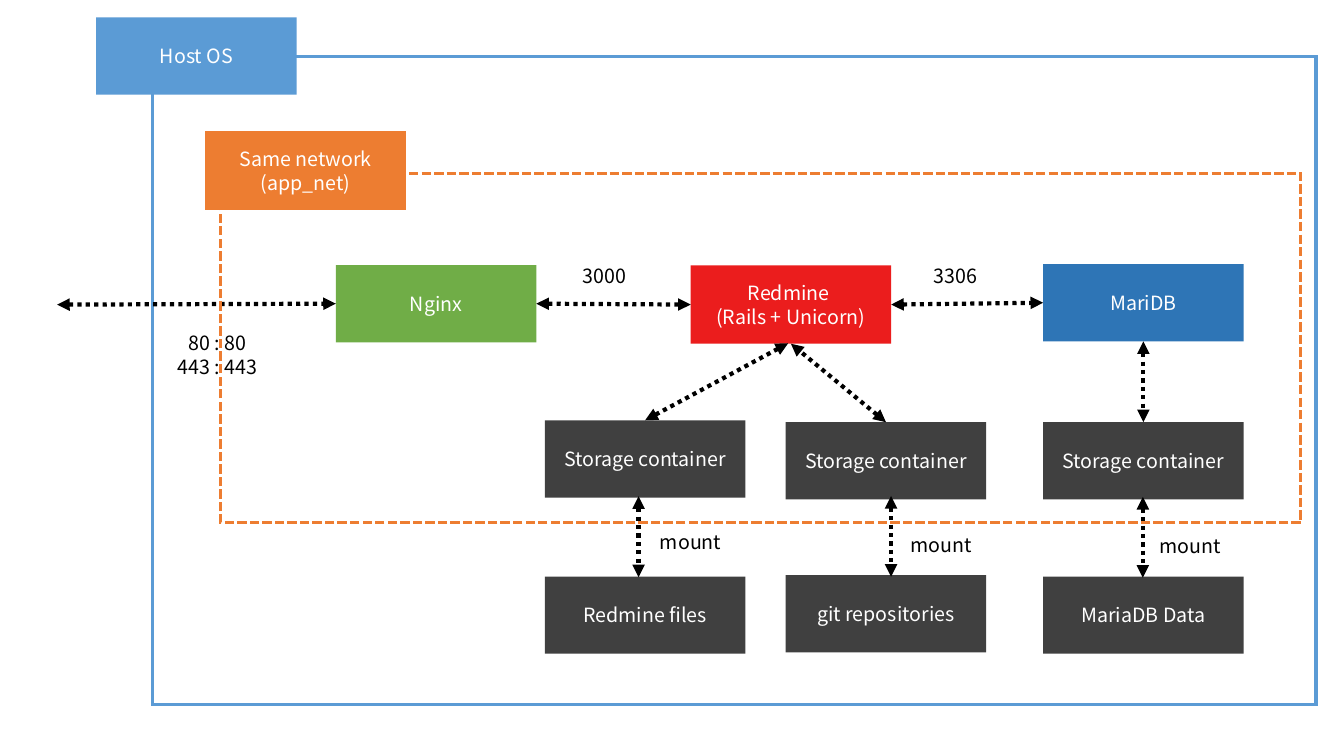
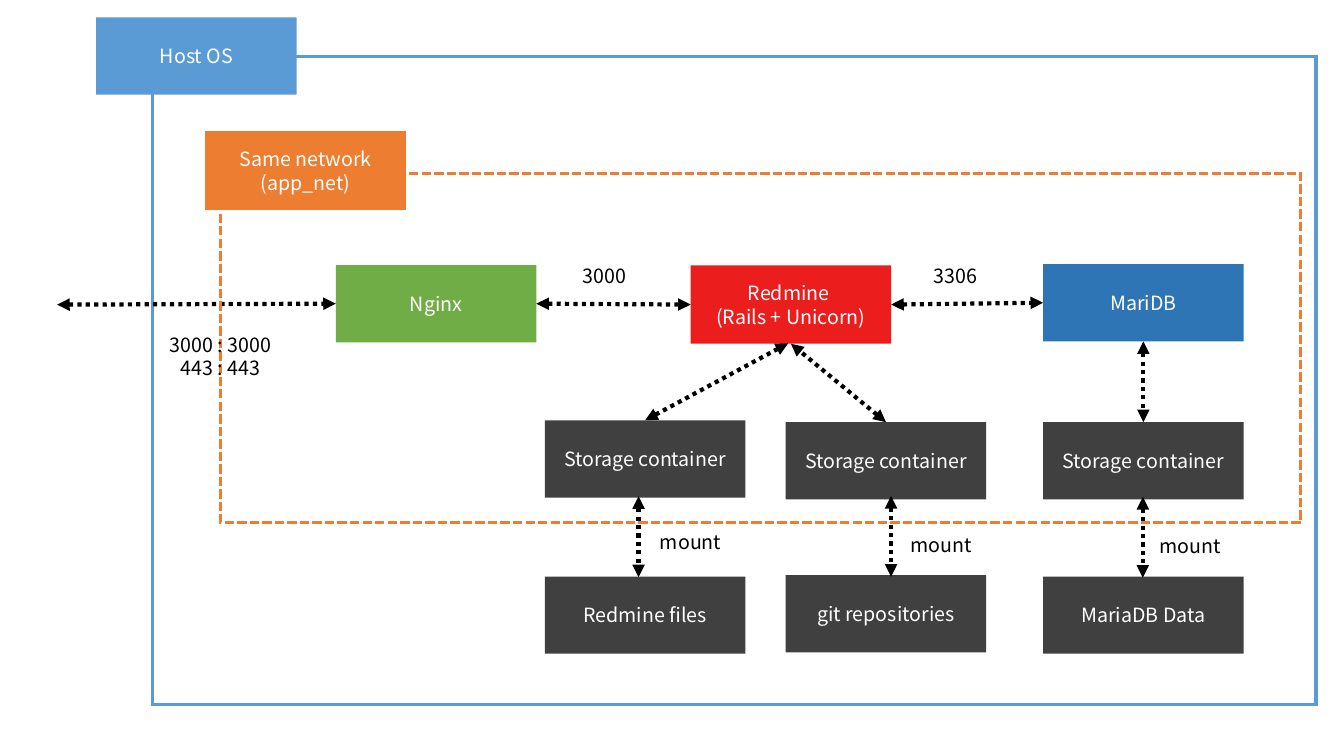
Before and after one commit to yoshinorin/docker-redmine-orchestration, a slide deck: slide 1 of doc/overview.pptx. Drawn at 1344x756 pixels with LibreOffice and Linux fonts; fonts in the diff are those of the drawing. Boxes give left, top, right and bottom in pixels: in the first picture for what was removed or moved away, otherwise in the second. Text is boxed around its words. In the diff, an @@ line names an element or a change of style, - is before the commit and + after.

```diff
--- a/doc/overview.pptx
+++ b/doc/overview.pptx
@@ text "3000 : 3000": place and size @@
-text "3000 : 3000" at (178,335,258,375)
+text "3000 : 3000" at (170,337,272,376)
@@ text at (170,337,272,353): text changed @@
-80 : 80
+3000 : 3000
```
Also in this commit, not shown: 1 other file.
